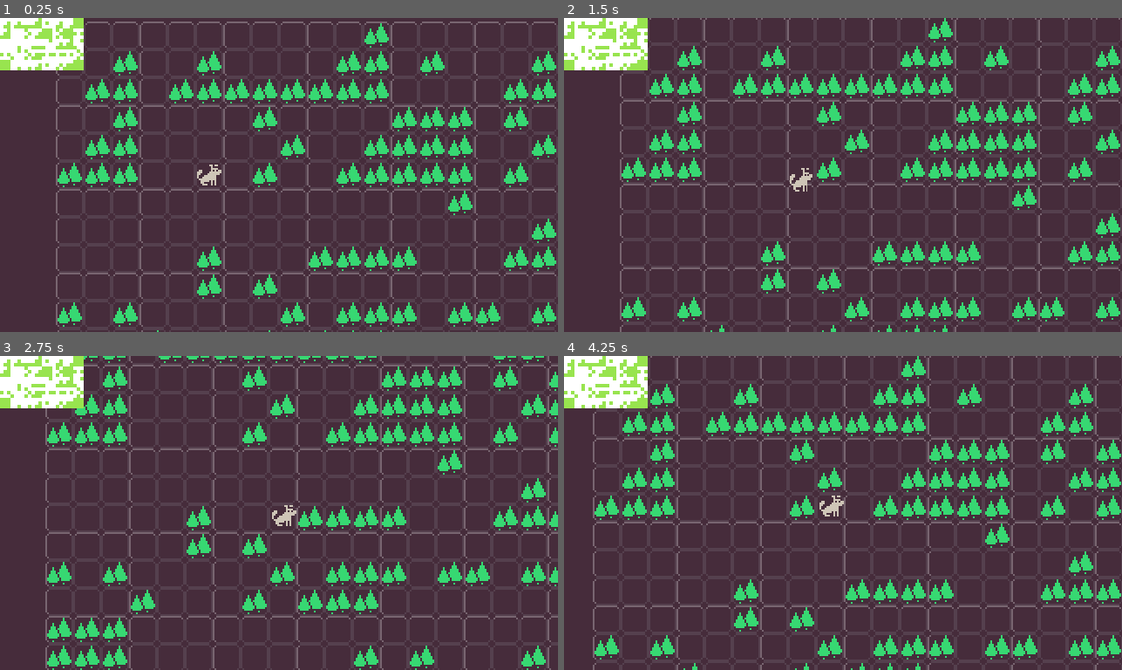
Above: before the commit, frames 1-4 (two rows, left to right).
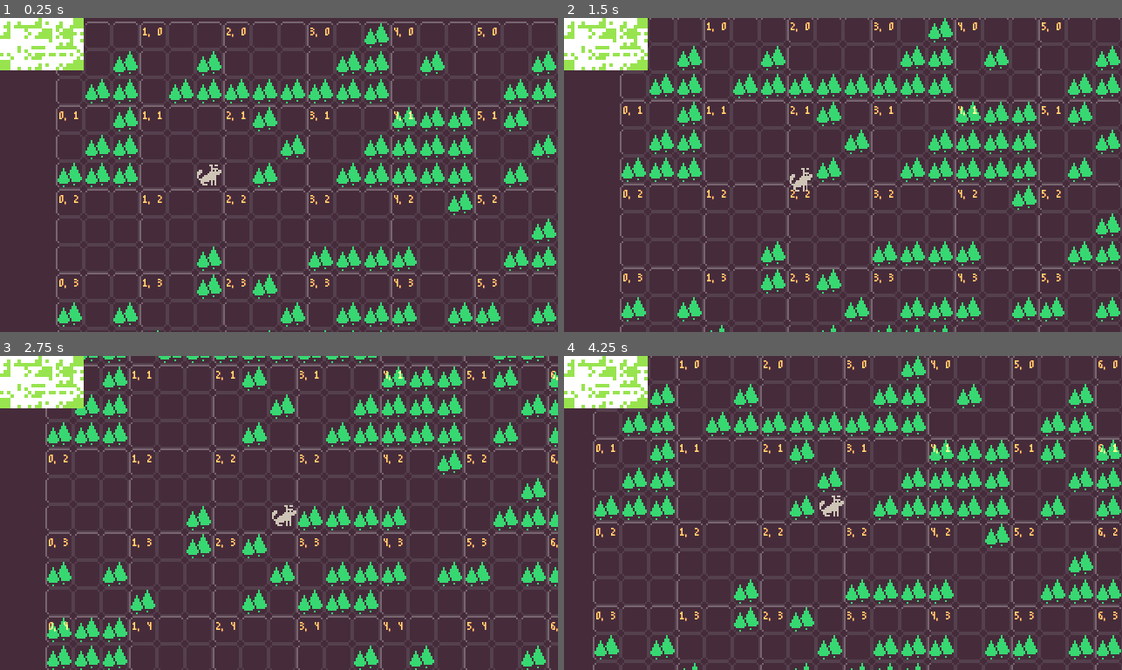
Above: after the commit, the same moments.

Repository: keipaglows/grid-based-prototype
Game: Godot game, scene res://Game.tscn
Same seed, same stepped clock (60 frames per second), same inputs: the game is played once before the commit and once after it.
Inputs:
- Up to frame 1 (0.25 s): no input
- Up to frame 2 (1.5 s): tap Enter at 0.5 s; hold Right (ui_right) 0.53-1.28 s; hold Down (ui_down) from 1.28 s (still down)
- Up to frame 3 (2.75 s): release Down (ui_down) at 2.03 s; hold Right (ui_right) from 2.03 s (still down)
- Up to frame 4 (4.25 s): release Right (ui_right) at 2.78 s; hold Up (ui_up) 2.78-3.53 s; hold Left (ui_left) from 3.53 s (still down)

The runs differ from the first frame. In frame 1, 0.7% of the frame differs, in the area x 10-90%, y 3-87%; in frame 2, 0.7%; in frame 3, 0.7%; in frame 4, 0.8%, in the area x 5-100%, y 1-85%.

Commit message:
RGBG-16 | ZLabel and option to render section coordinates

Diff:
--- a/Game.tscn
+++ b/Game.tscn
@@ -23,9 +23,10 @@
 
 [node name="Player" parent="Grid" instance=ExtResource( 4 )]
 position = Vector2( 88, 88 )
+z_index = 300
 rotation_enabled = false
 
-[node name="GridLines" type="TileMap" parent="."]
+[node name="GridLines" type="TileMap" parent="Grid"]
 modulate = Color( 1, 1, 1, 0.271059 )
 z_index = -1
 z_as_relative = false
@@ -37,3 +38,4 @@
 script = ExtResource( 8 )
 RENDER_GRID_LINES = true
 HIGHLIGHT_SECTION_LINES = true
+RENDER_SECTION_COORDINATES = true
--- a/autoloads/GameGlobals.gd
+++ b/autoloads/GameGlobals.gd
@@ -3,6 +3,11 @@
 
 const TILE_WIDTH = 16
 const TILE_SIZE = Vector2(TILE_WIDTH, TILE_WIDTH)
+
+const DEFAULT_LAYER = 0
+const OBJECTS_LAYER = 100
+const GUI_LAYER = 200
+const PLAYER_LAYER = 300
 
 const GAME_MAP_SECTIONS_WIDTH = 8
 const GAME_MAP_SECTIONS_HEIGHT = 5
--- /dev/null
+++ b/entities/classes/z_label.gd
@@ -0,0 +1,22 @@
+extends Node2D
+
+
+class_name ZLabel
+
+var label: Label
+
+
+func _init(text: String, margint_left: int, margin_top: int):
+	self.label = Label.new()
+	self.label.text = text
+	self.label.margin_left = margint_left
+	self.label.margin_top = margin_top
+	# TODO: add these as possible args
+	self.label.modulate =  Color( 0.12, 0.56, 1, 1 ).lightened(5)
+	self.z_index = GameGlobals.GUI_LAYER
+
+	self.add_child(self.label)
+
+
+func add_to_scene(scene: Node):
+	scene.add_child(self)
--- /dev/null
+++ b/fonts/font_m3x6.tres
@@ -0,0 +1,7 @@
+[gd_resource type="DynamicFont" load_steps=2 format=2]
+
+[ext_resource path="res://fonts/m3x6.ttf" type="DynamicFontData" id=1]
+
+[resource]
+size = 12
+font_data = ExtResource( 1 )
--- a/grid/grid_lines.gd
+++ b/grid/grid_lines.gd
@@ -1,6 +1,7 @@
 extends TileMap
 export (bool) var RENDER_GRID_LINES = false
 export (bool) var HIGHLIGHT_SECTION_LINES = false
+export (bool) var RENDER_SECTION_COORDINATES = false
 
 
 enum {EMPTY = -1, GRID_LINE, GRID_LINE_SECTION_X, GRID_LINE_SECTION_Y, GRID_LINE_SECTION_XY}
@@ -19,13 +20,22 @@
 				# TODO: add an option to render section coordinate
 				# if RENDER_SECTION_COORDINATES: ...
 				if HIGHLIGHT_SECTION_LINES:
-					if (Y % 3 == 0):
+					if (Y % SECTION_SIZE == 0):
 						grid_cell = GRID_LINE_SECTION_X
 
-					if (X % 3 == 0):
+					if (X % SECTION_SIZE == 0):
 						grid_cell = GRID_LINE_SECTION_Y
 
-					if (X % 3 == 0) and (Y % 3 == 0):
+					if (X % SECTION_SIZE == 0) and (Y % SECTION_SIZE == 0):
 						grid_cell = GRID_LINE_SECTION_XY
 
+						if RENDER_SECTION_COORDINATES:
+							var coordinates_label = ZLabel.new(
+								'%s, %s' % [X / 3, Y / 3],
+								GameGlobals.TILE_WIDTH * X + 2,
+								GameGlobals.TILE_WIDTH * Y
+							)
+
+							coordinates_label.add_to_scene(self)
+
 				set_cell(X, Y, grid_cell)
--- a/project.godot
+++ b/project.godot
@@ -23,11 +23,17 @@
 "class": "ImageSection",
 "language": "GDScript",
 "path": "res://entities/classes/image_section.gd"
+}, {
+"base": "Node2D",
+"class": "ZLabel",
+"language": "GDScript",
+"path": "res://entities/classes/z_label.gd"
 } ]
 _global_script_class_icons={
 "BaseEntity": "",
 "EntityType": "",
-"ImageSection": ""
+"ImageSection": "",
+"ZLabel": ""
 }
 
 [application]
@@ -50,6 +56,10 @@
 window/stretch/mode="2d"
 window/stretch/aspect="keep"
 
+[gui]
+
+theme/custom_font="res://fonts/font_m3x6.tres"
+
 [input]
 
 remove={
Binary file added: fonts/m3x6.ttf
Binary file added: fonts/m5x7.ttf
Binary file added: fonts/m6x11.ttf
